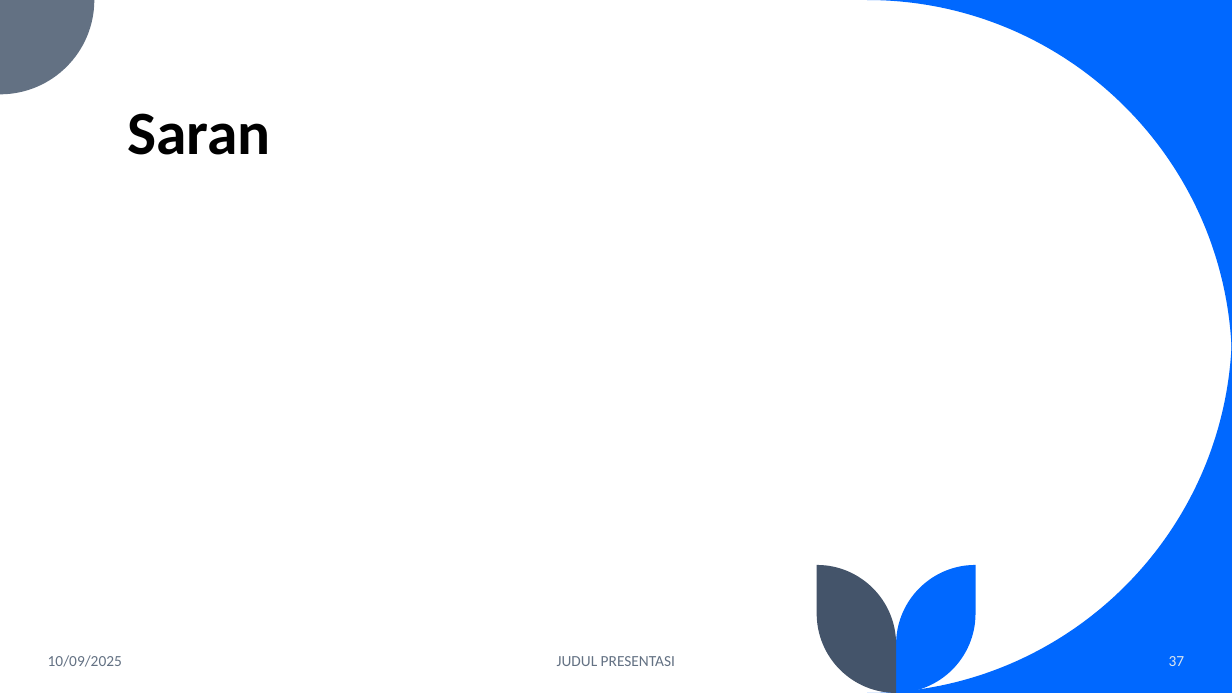
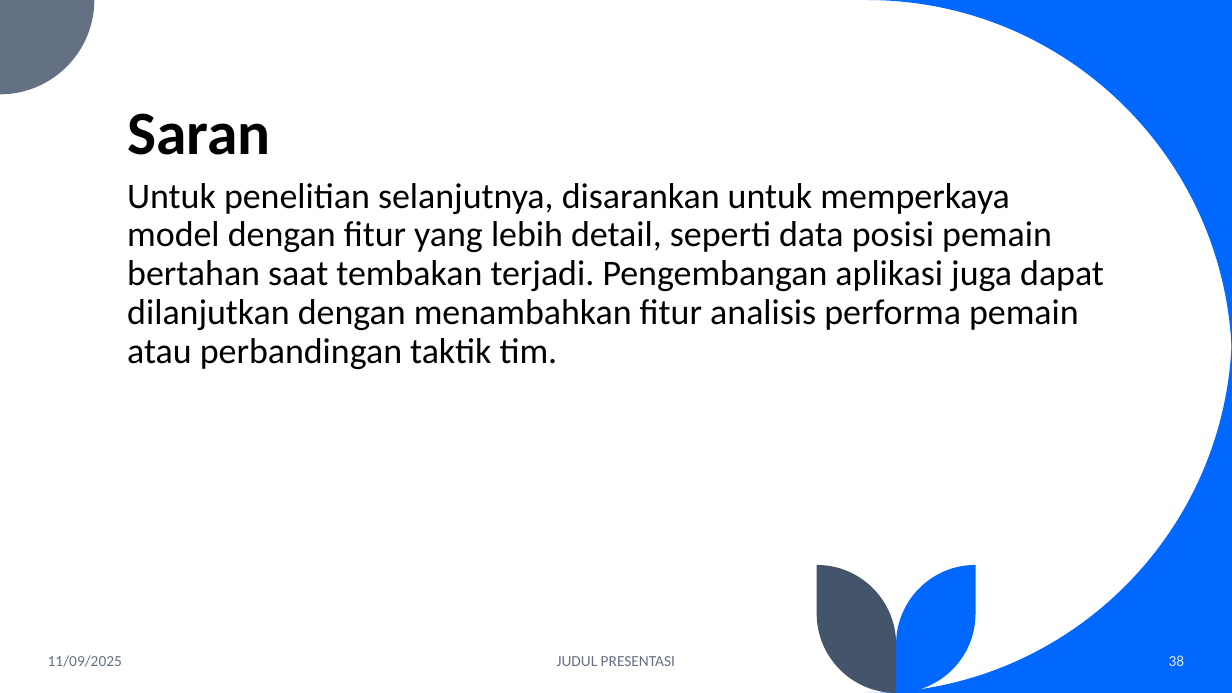
Before and after one commit to fadhilra101/skripsi, a slide deck: slide 38 of ppt/PPT SEMHAS.pptx (slide 37 before the commit). Drawn at 1232x693 pixels with LibreOffice and Linux fonts; fonts in the diff are those of the drawing. Boxes give left, top, right and bottom in pixels: in the first picture for what was removed or moved away, otherwise in the second. Text is boxed around its words. In the diff, an @@ line names an element or a change of style, - is before the commit and + after.

```diff
--- a/ppt/PPT SEMHAS.pptx
+++ b/ppt/PPT SEMHAS.pptx
@@ text added at <box>127,183,1104,369</box>, 28 pt, text #000000 @@
+Untuk penelitian selanjutnya, disarankan untuk memperkaya model dengan fitur yang lebih detail, seperti data posisi pemain bertahan saat tembakan terjadi. Pengembangan aplikasi juga dapat dilanjutkan dengan menambahkan fitur analisis performa pemain atau perbandingan taktik tim.
@@ text at <box>48,655,122,667</box>: text changed @@
-10/09/2025
+11/09/2025
@@ page number at <box>1169,655,1185,666</box>: text changed @@
-37
+38
```
Also in this commit, not shown: 14 other slides changed, 1 slide added.
